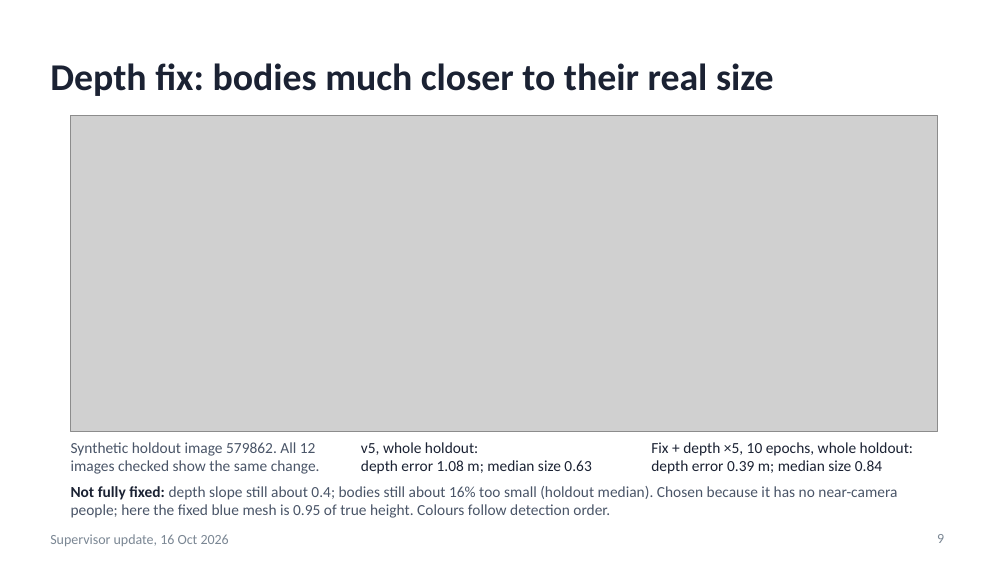
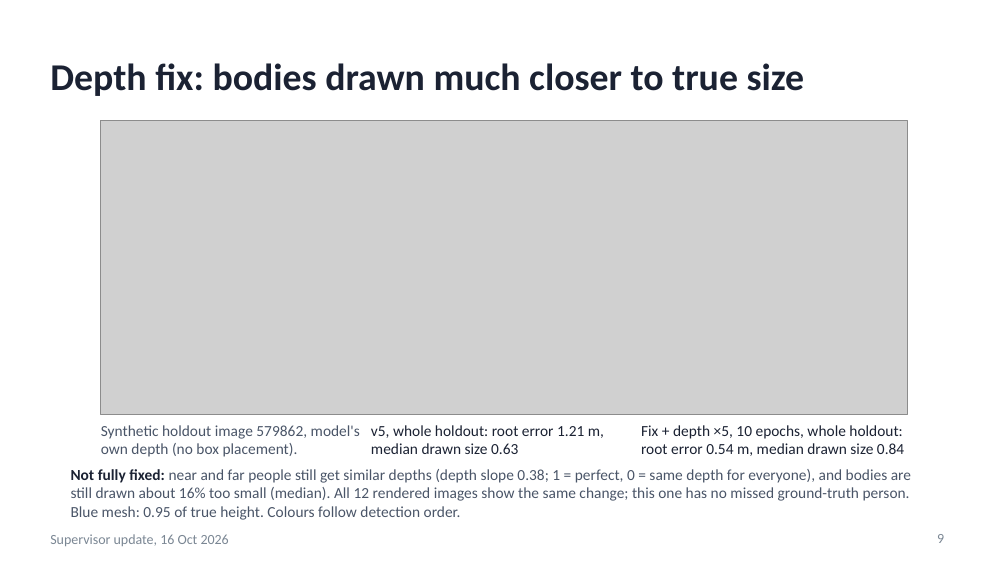
Before and after one commit to saadnajib/Multi-Person-Whole-Body-Human-Mesh-Recovery-in-a-Single-Shot-with-Annyone-dataset-and-3dpw-dataset, a slide deck: slide 9 of docs/supervisor_update_2026-10-16.pptx. Drawn at 1008x567 pixels with LibreOffice and Linux fonts; fonts in the diff are those of the drawing; grey boxes stand for pictures. Boxes give left, top, right and bottom in pixels: in the first picture for what was removed or moved away, otherwise in the second. Text is boxed around its words. In the diff, an @@ line names an element or a change of style, - is before the commit and + after.

```diff
--- a/docs/supervisor_update_2026-10-16.pptx
+++ b/docs/supervisor_update_2026-10-16.pptx
@@ title at (50,63,805,96): text changed @@
-Depth fix: bodies much closer to their real size
+Depth fix: bodies drawn much closer to true size
@@ picture: place and size @@
-picture at (71,116,937,431)
+picture at (101,121,907,414)
@@ text at (101,425,360,457): text changed @@
-Synthetic holdout image 579862. All 12 images checked show the same change.
+Synthetic holdout image 579862, model's own depth (no box placement).
@@ text at (371,425,604,454): text changed @@
-v5, whole holdout:
-depth error 1.08 m; median size 0.63
+v5, whole holdout: root error 1.21 m, median drawn size 0.63
@@ text at (641,425,904,456): text changed @@
-Fix + depth ×5, 10 epochs, whole holdout:
-depth error 0.39 m; median size 0.84
+Fix + depth ×5, 10 epochs, whole holdout: root error 0.54 m, median drawn size 0.84
@@ text at (71,469,911,520): text changed @@
-Not fully fixed: depth slope still about 0.4; bodies still about 16% too small (holdout median). Chosen because it has no near-camera people; here the fixed blue mesh is 0.95 of true height. Colours follow detection order.
+Not fully fixed: near and far people still get similar depths (depth slope 0.38; 1 = perfect, 0 = same depth for everyone), and bodies are still drawn about 16% too small (median). All 12 rendered images show the same change; this one has no missed ground-truth person. Blue mesh: 0.95 of true height. Colours follow detection order.
```
Also in this commit, not shown: 12 other slides changed, 1 other file.
